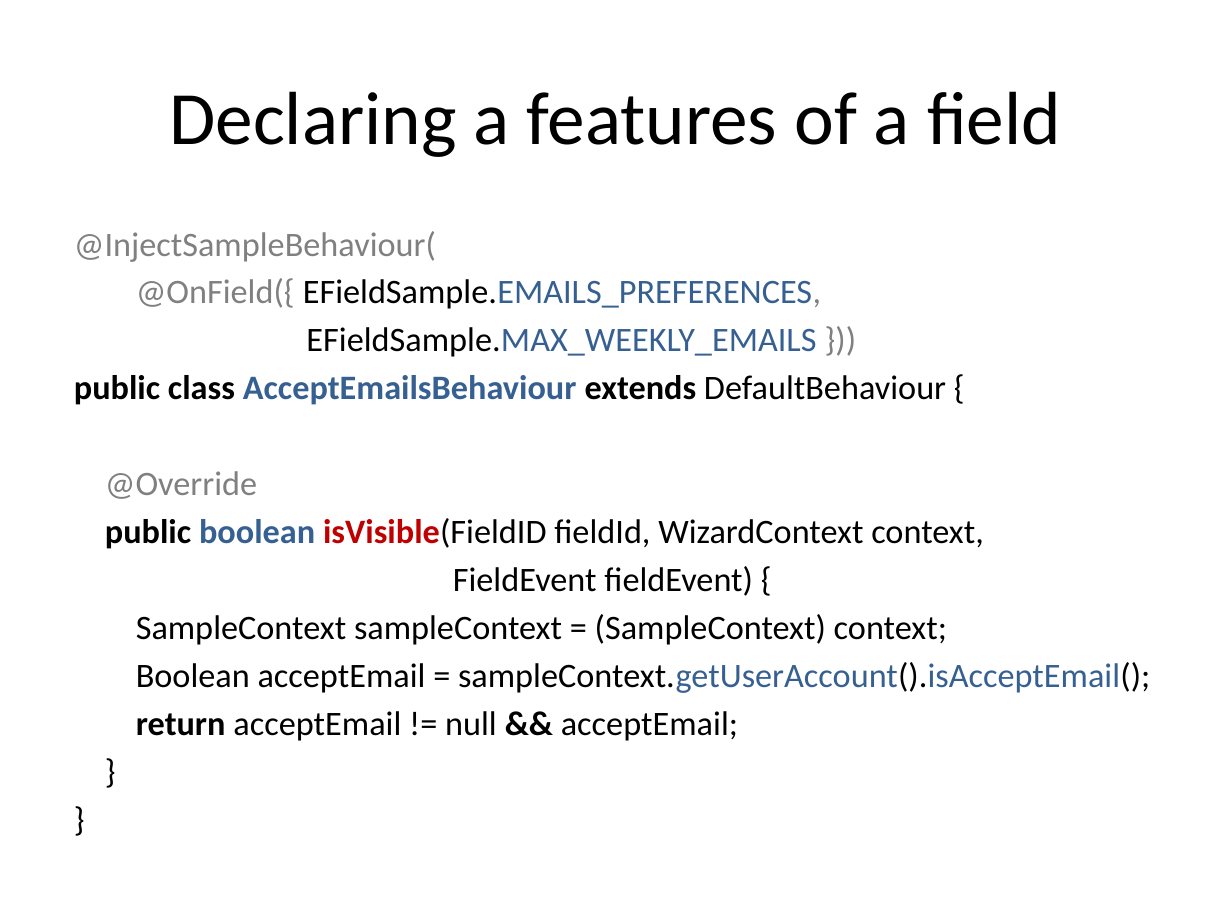
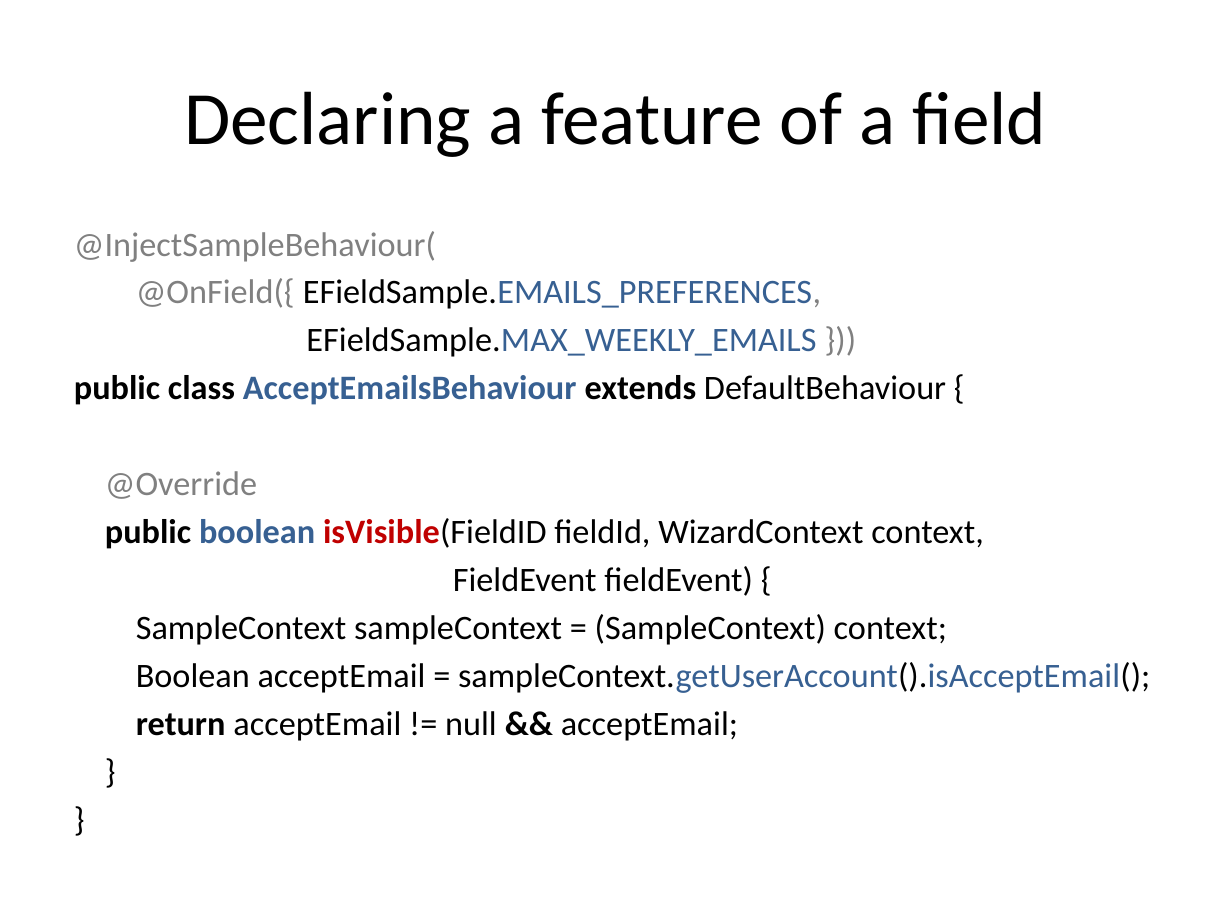
Before and after one commit to lesfurets/mdl4ui, a slide deck: slide 45 of mdl4ui-docs/mdl4ui_cg2013.pptx (slide 43 before the commit). Drawn at 1232x924 pixels with LibreOffice and Linux fonts; fonts in the diff are those of the drawing. Boxes give left, top, right and bottom in pixels: in the first picture for what was removed or moved away, otherwise in the second. Text is boxed around its words. In the diff, an @@ line names an element or a change of style, - is before the commit and + after.

Commit message:
fixed a few typo
added chapters

```diff
--- a/mdl4ui-docs/mdl4ui_cg2013.pptx
+++ b/mdl4ui-docs/mdl4ui_cg2013.pptx
@@ title at (x1=184, y1=91, x2=1046, y2=157): text changed @@
-Declaring a features of a field
+Declaring a feature of a field
```
Also in this commit, not shown: 14 other slides changed, 7 slides added, 1 slide removed.
